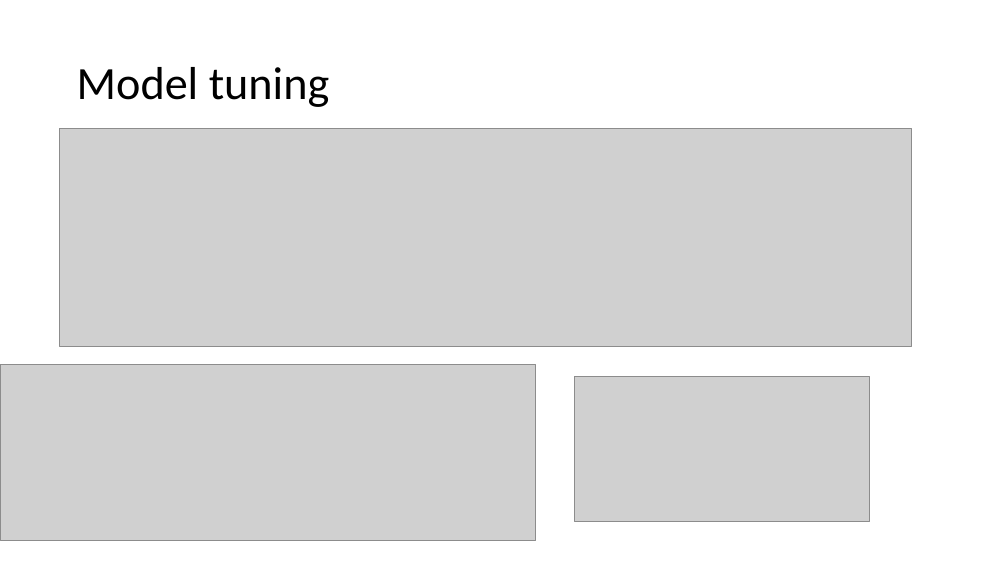
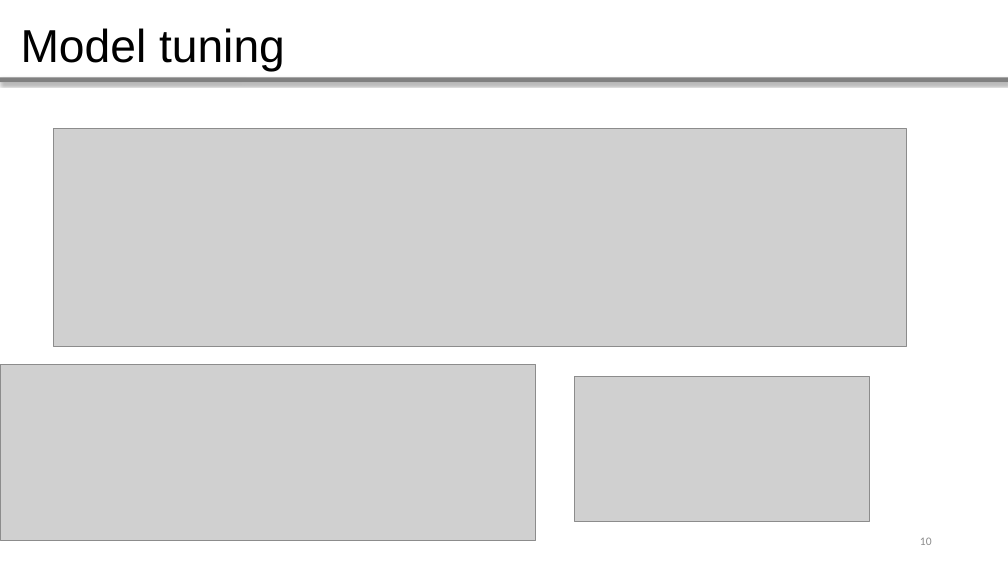
Before and after one commit to whiteRa2bit/cern_summer_project, a slide deck: slide 10 of Evaluating ECAL timing properties using test beam data.pptx. Drawn at 1008x567 pixels with LibreOffice and Linux fonts; fonts in the diff are those of the drawing; grey boxes stand for pictures. Boxes give left, top, right and bottom in pixels: in the first picture for what was removed or moved away, otherwise in the second. Text is boxed around its words. In the diff, an @@ line names an element or a change of style, - is before the commit and + after.

```diff
--- a/Evaluating ECAL timing properties using test beam data.pptx
+++ b/Evaluating ECAL timing properties using test beam data.pptx
@@ text "Model tuning": place and size @@
-text "Model tuning" at <box>77,67,330,107</box>
+text "Model tuning" at <box>21,28,285,72</box>
@@ text "Model tuning" at <box>21,28,285,72</box>: font Calibri to Arial @@
@@ line added from (0, 79) to (1008, 79), #808080 4.51 pt @@
@@ picture: place and size @@
-picture at <box>59,128,912,346</box>
+picture at <box>54,129,907,346</box>
@@ page number added at <box>920,537,932,545</box>, 11 pt, text #8B8B8B @@
+10
```
Also in this commit, not shown: 16 other slides changed, 6 slides added, 6 slides removed, 31 other files.
